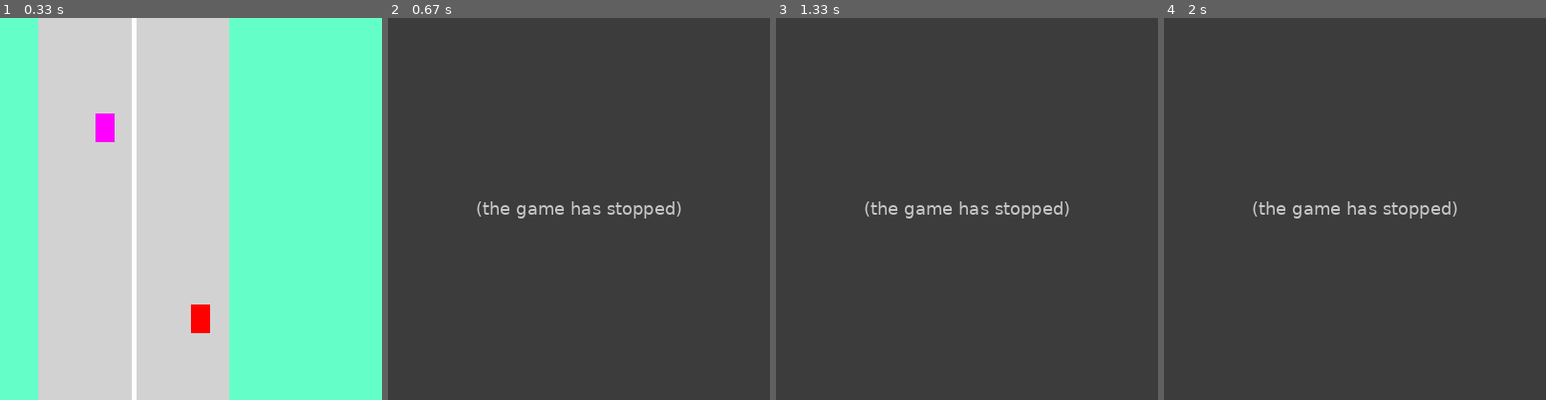
Above: before the commit, frames 1-4 (left to right).
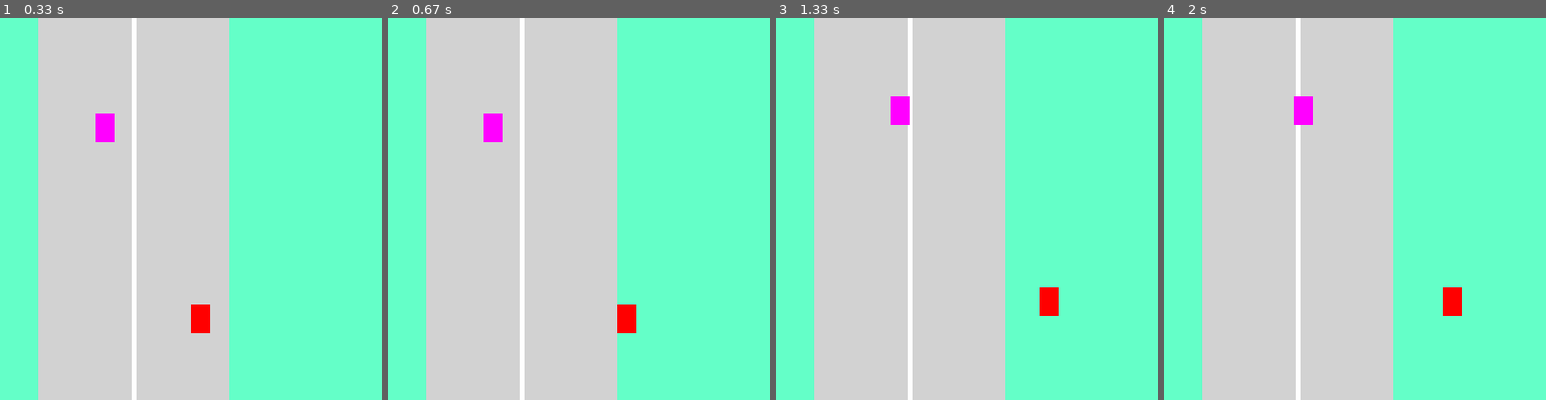
Above: after the commit, the same moments.

Repository: SSSajid777/pygame
Game: pygame game, started from car_game.py
The game is run twice, just before and just after one commit, with the same random seed, the same clock (stepped at 60 frames per second) and the same inputs.
Inputs:
- Up to frame 1 (0.33 s): no input
- Up to frame 2 (0.67 s): hold Right from 0.33 s (still down)
- Up to frame 3 (1.33 s): release Right at 0.8 s; hold Up 0.83-1.13 s; hold W 0.83-1.13 s; hold Right from 1.17 s (still down); hold D from 1.17 s (still down)
- Up to frame 4 (2 s): release Right at 1.63 s; release D at 1.63 s; hold Left from 1.67 s (still down); hold A from 1.67 s (still down)

Frame 1 is identical in both runs. In frame 2, 100% of the frame differs, in the area x 0-100%, y 0-100%; in frame 3, 100%; in frame 4, 100%.
Error before the commit: TypeError: Car.moveRight() missing 1 required positional argument: 'max_x' (car_game.py line...; the game stopped at 0.33 s (later frames are placeholders)

Commit message:
Update car_game.py

Diff:
--- a/car_game.py
+++ b/car_game.py
@@ -34,7 +34,8 @@
         if event.type==pygame.QUIT:
             running=False
 
-
+    #Are there any collisions?
+    collide=playerCar1.rect.colliderect(playerCar2)
 
     #Find all keys that are pressed
     keys=pygame.key.get_pressed()
@@ -42,7 +43,7 @@
     if keys[pygame.K_LEFT]:
         playerCar1.moveLeft(1)
     if keys[pygame.K_RIGHT]:
-        playerCar1.moveRight(1)
+        playerCar1.moveRight(1, width)
     if keys[pygame.K_UP]:
         playerCar1.moveUp(1)
     if keys[pygame.K_DOWN]:
